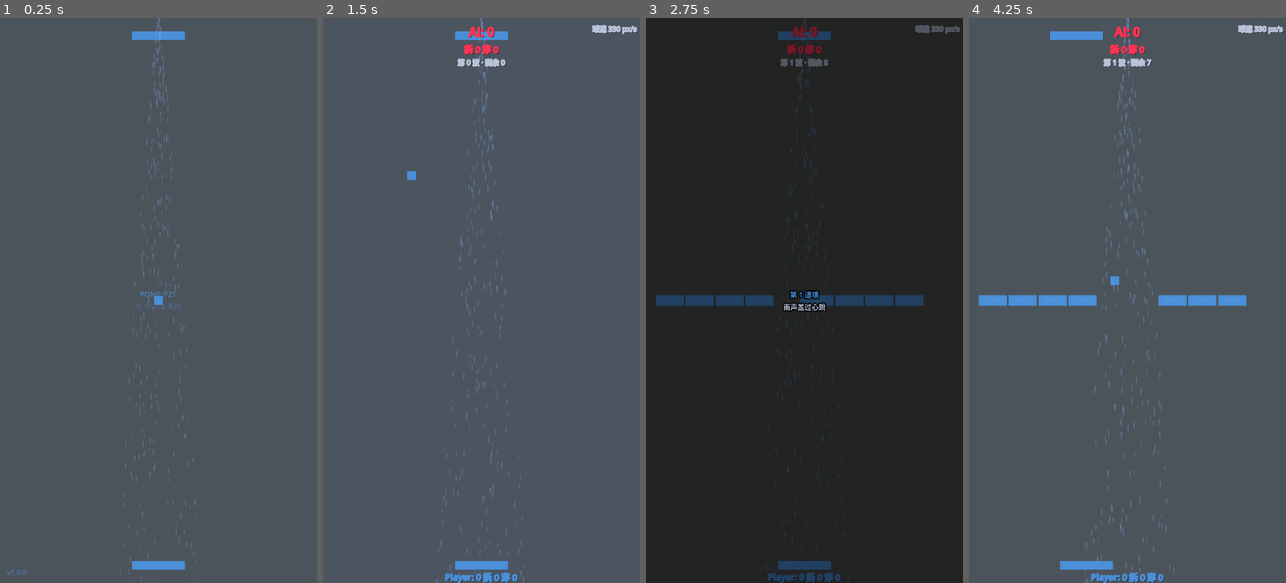
Above: before the commit, frames 1-4 (left to right).
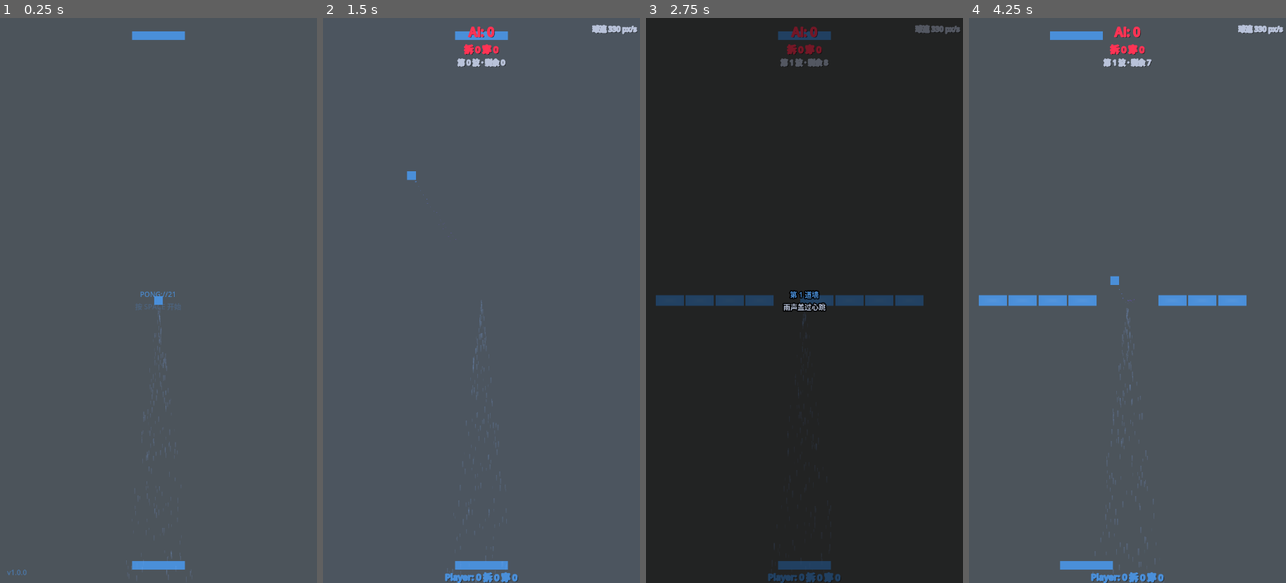
Above: after the commit, the same moments.

Repository: devvi/agent-game-test
Game: Godot game, scene res://scenes/Main.tscn
The game is run twice, just before and just after one commit, with the same random seed, the same clock (stepped at 60 frames per second) and the same inputs.
Inputs (mouse positions are in pixels of both pictures, inside the frame that each line leads up to):
- Up to frame 1 (0.25 s): no input
- Up to frame 2 (1.5 s): tap Enter (ui_accept) at 0.5, 0.77 s; move the mouse to (551, 272) at 0.52 s; hold D (paddle_right) 0.53-1.28 s; click (551, 272) at 0.67 s; move the mouse to (418, 328) at 1.27 s; hold A (paddle_left) from 1.28 s (still down)
- Up to frame 3 (2.75 s): tap Enter (ui_accept) at 1.52 s; move the mouse to (836, 176) at 2.02 s; release A (paddle_left) at 2.03 s; hold D (paddle_right) from 2.03 s (still down)
- Up to frame 4 (4.25 s): move the mouse to (1111, 413) at 2.77 s; click (1111, 413) at 2.92 s; tap Enter (ui_accept) at 3.02, 3.77 s; move the mouse to (1222, 385) at 3.52 s; release D (paddle_right) at 3.53 s; hold A (paddle_left) from 3.53 s (still down)

The runs differ from the first frame. In frame 1, 0.7% of the frame differs, in the area x 37-62%, y 0-100%; in frame 2, 0.7%; in frame 3, 0.1%; in frame 4, 0.9%, in the area x 36-65%, y 0-100%.

Commit message:
feat(465): 雨幕粒子修复 — 全屏均匀雨滴分布 (漏水点 → 雨)

Diff:
--- a/mini-pong/gdscripts/rain_curtain.gd
+++ b/mini-pong/gdscripts/rain_curtain.gd
@@ -16,10 +16,10 @@
 @export var smooth_tau: float = CONSTS.RAIN_SMOOTH_TAU
 
 # ── Particle modulation base values (taste-draft candidates, linear default) ──
-const BASE_VELOCITY_MIN: float = 700.0
-const BASE_VELOCITY_MAX: float = 900.0
-const BASE_SCALE_MIN: float = 0.7
-const BASE_SCALE_MAX: float = 1.3
+const BASE_VELOCITY_MIN: float = 800.0
+const BASE_VELOCITY_MAX: float = 1200.0
+const BASE_SCALE_MIN: float = 0.5
+const BASE_SCALE_MAX: float = 1.2
 const RAIN_TINT: Color = Color(0.72, 0.84, 1.0, 1.0)
 # 事件脉冲指数衰减 τ（~1.5s = 3τ 衰减到近 0，单调递减）
 const PULSE_DECAY_TAU: float = 0.5
@@ -131,7 +131,7 @@
 	_material.scale_min = BASE_SCALE_MIN * scale_mult
 	_material.scale_max = BASE_SCALE_MAX * scale_mult
 	var tint: Color = RAIN_TINT
-	tint.a = 0.25 + 0.55 * r
+	tint.a = 0.15 + 0.25 * r
 	_material.color = tint
 	if _particles != null:
 		_particles.emitting = r > EMITTING_THRESHOLD
--- a/mini-pong/scenes/rain_curtain.tscn
+++ b/mini-pong/scenes/rain_curtain.tscn
@@ -5,24 +5,26 @@
 
 [sub_resource type="ParticleProcessMaterial" id="PPM_rain"]
 emission_shape = 1
-emission_rect_extents = Vector2(360, 8)
+emission_rect_extents = Vector2(360, 640)
 direction = Vector3(0, 1, 0)
-spread = 6.0
+spread = 8.0
 gravity = Vector3(0, 350, 0)
-initial_velocity_min = 700.0
-initial_velocity_max = 900.0
-scale_min = 0.7
-scale_max = 1.3
-color = Color(0.72, 0.84, 1, 0.45)
+initial_velocity_min = 800.0
+initial_velocity_max = 1200.0
+scale_min = 0.5
+scale_max = 1.2
+color = Color(0.72, 0.84, 1, 0.225)
 
 [node name="RainCurtain" type="Node2D"]
 script = ExtResource("1_rain")
 
 [node name="Particles" type="GPUParticles2D" parent="."]
-position = Vector2(360, -20)
-amount = 400
+; #465: 节点居中 + 全屏可视窗口，两者绑定修改 — position ↔ visibility_rect 必须同步
+position = Vector2(360, 640)
+amount = 600
 lifetime = 1.8
 preprocess = 2.0
 emitting = true
+visibility_rect = Rect2(-360, -640, 720, 1280)
 process_material = SubResource("PPM_rain")
 texture = ExtResource("2_rain_drop")
--- a/mini-pong/tests/test_rain.gd
+++ b/mini-pong/tests/test_rain.gd
@@ -21,6 +21,8 @@
 	_test_contract_api()
 	_test_nan_guard()
 	_test_resource_integrity()
+	_test_emission_config()
+	_test_base_values()
 
 
 func _assert(condition: bool, name: String) -> void:
@@ -263,3 +265,63 @@
 			var p = inst.get_node_or_null("Particles")
 			_assert(p is GPUParticles2D, "TC-res-20: Particles 是 GPUParticles2D")
 			inst.queue_free()
+
+# ── #465 发射配置断言 (场景 A: tscn 静态文本, headless 可跑) ──
+
+func _test_emission_config() -> void:
+	# 场景 A: 发射几何/可视窗口/基值 — D1 (visibility_rect 剔除) + D2 (半宽语义) 修复
+	var tscn: String = FileAccess.get_file_as_string("res://scenes/rain_curtain.tscn")
+	_assert(tscn != "", "TC-A0: rain_curtain.tscn 可读")
+	# A1 节点居中 → 发射区/可视窗口与屏幕对齐
+	_assert(tscn.contains("position = Vector2(360, 640)"), "TC-A1: Particles 节点居中 position = Vector2(360, 640)")
+	# A2 全屏发射区 (半宽语义 → 720x1280)
+	_assert(tscn.contains("emission_rect_extents = Vector2(360, 640)"), "TC-A2: 全屏发射区 emission_rect_extents = Vector2(360, 640)")
+	# A3 全屏可视窗口 (D1 修复核心: 缺省默认 Rect2(-100,-100,200,200) 会剔除发射区边缘粒子)
+	_assert(tscn.contains("visibility_rect = Rect2(-360, -640, 720, 1280)"), "TC-A3: 全屏可视窗口 visibility_rect = Rect2(-360, -640, 720, 1280)")
+	# A4 粒子数量 (规范带 400-800 中值)
+	_assert(tscn.contains("amount = 600"), "TC-A4: amount = 600 (400-800 规范带中值)")
+	# A5 斜落方向一致 (spread 6-10° 微斜)
+	_assert(tscn.contains("direction = Vector3(0, 1, 0)"), "TC-A5a: direction = Vector3(0, 1, 0)")
+	_assert(tscn.contains("spread = 8.0"), "TC-A5b: spread = 8.0 (∈[6,10])")
+	# A6 速度/尺寸基值
+	_assert(tscn.contains("initial_velocity_min = 800.0"), "TC-A6a: initial_velocity_min = 800.0")
+	_assert(tscn.contains("initial_velocity_max = 1200.0"), "TC-A6b: initial_velocity_max = 1200.0")
+	_assert(tscn.contains("scale_min = 0.5"), "TC-A6c: scale_min = 0.5")
+	_assert(tscn.contains("scale_max = 1.2"), "TC-A6d: scale_max = 1.2")
+	# A7 颜色 alpha 带 ∈ [0.2, 0.4] (解析 material color 字面)
+	var alpha: float = -1.0
+	for line in tscn.split("\n"):
+		if line.contains("color = Color("):
+			var inner: String = line.get_slice("Color(", 1).trim_suffix(")")
+			var parts: PackedStringArray = inner.split(", ")
+			if parts.size() >= 4:
+				alpha = float(parts[3])
+			break
+	_assert(alpha >= 0.2 and alpha <= 0.4, "TC-A7: material color alpha ∈ [0.2, 0.4] (实际 %.3f)" % alpha)
+
+
+# ── #465 基值断言 (场景 B: gd 常量 + alpha 公式 + amount 红线) ──
+
+func _test_base_values() -> void:
+	var c = _make_curtain()
+	# B1 速度基值常量
+	_assert(abs(c.BASE_VELOCITY_MIN - 800.0) < 0.0001, "TC-B1a: BASE_VELOCITY_MIN == 800.0")
+	_assert(abs(c.BASE_VELOCITY_MAX - 1200.0) < 0.0001, "TC-B1b: BASE_VELOCITY_MAX == 1200.0")
+	# B2 尺寸基值常量
+	_assert(abs(c.BASE_SCALE_MIN - 0.5) < 0.0001, "TC-B2a: BASE_SCALE_MIN == 0.5")
+	_assert(abs(c.BASE_SCALE_MAX - 1.2) < 0.0001, "TC-B2b: BASE_SCALE_MAX == 1.2")
+	# B3 alpha 公式行为: 默认雨 0.3 → 0.225; 最大雨 1.0 → 0.40 (全带 ∈ [0.2,0.4])
+	c._material = ParticleProcessMaterial.new()
+	c._particles = null
+	c.current_rain = 0.3
+	c._apply_to_particles()
+	_assert(c._material.color.a >= 0.2 and c._material.color.a <= 0.4, "TC-B3a: 默认雨 r=0.3 alpha ∈ [0.2,0.4] (%.3f)" % c._material.color.a)
+	_assert(abs(c._material.color.a - 0.225) < 0.0001, "TC-B3b: 默认雨 r=0.3 alpha == 0.225 (%.3f)" % c._material.color.a)
+	c.current_rain = 1.0
+	c._apply_to_particles()
+	_assert(c._material.color.a <= 0.4 + 0.0001, "TC-B3c: 最大雨 r=1.0 alpha ≤ 0.4 (%.3f)" % c._material.color.a)
+	_assert(abs(c._material.color.a - 0.40) < 0.0001, "TC-B3d: 最大雨 r=1.0 alpha == 0.40 (%.3f)" % c._material.color.a)
+	var gd_src: String = FileAccess.get_file_as_string("res://gdscripts/rain_curtain.gd")
+	_assert(gd_src.contains("0.15 + 0.25 * r"), "TC-B3e: gd 源码含 alpha 公式 0.15 + 0.25 * r")
+	# B4 amount 红线回归 (#389 契约: 运行时禁写 amount)
+	_assert(not gd_src.contains("amount =") and not gd_src.contains("amount="), "TC-B4: gd 无 amount 写入 (#389 契约红线)")
Not shown, changed: docs/DESIGN/465-rain-curtain-fix.md
